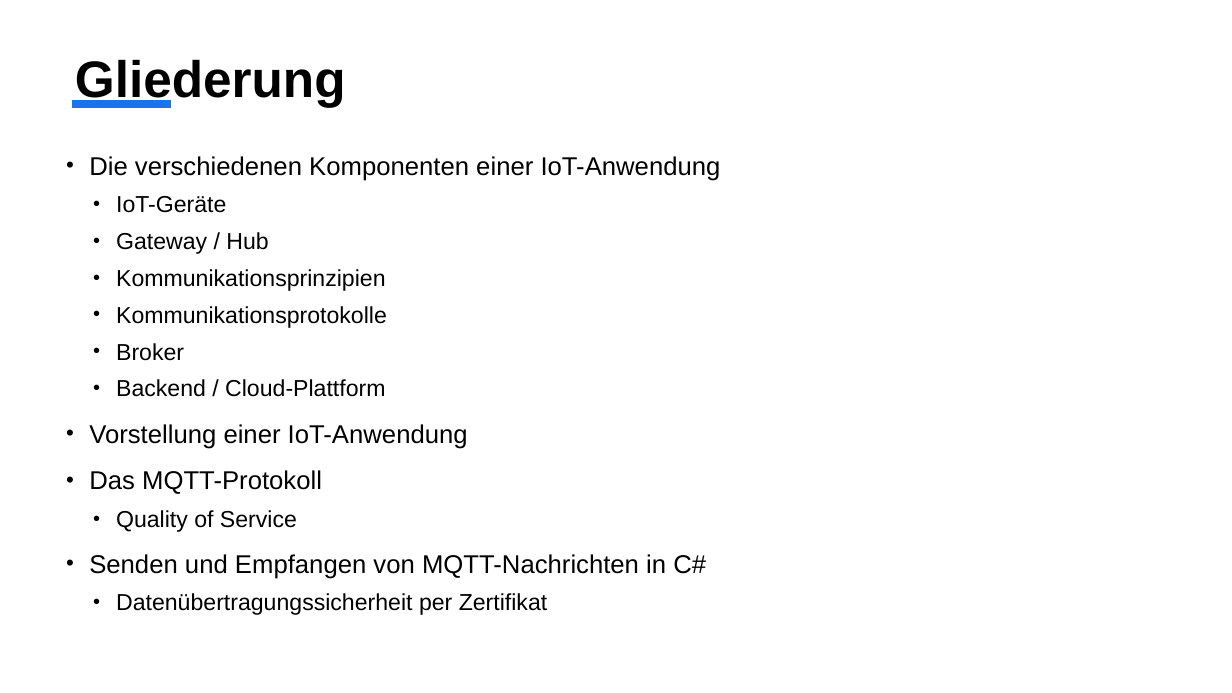
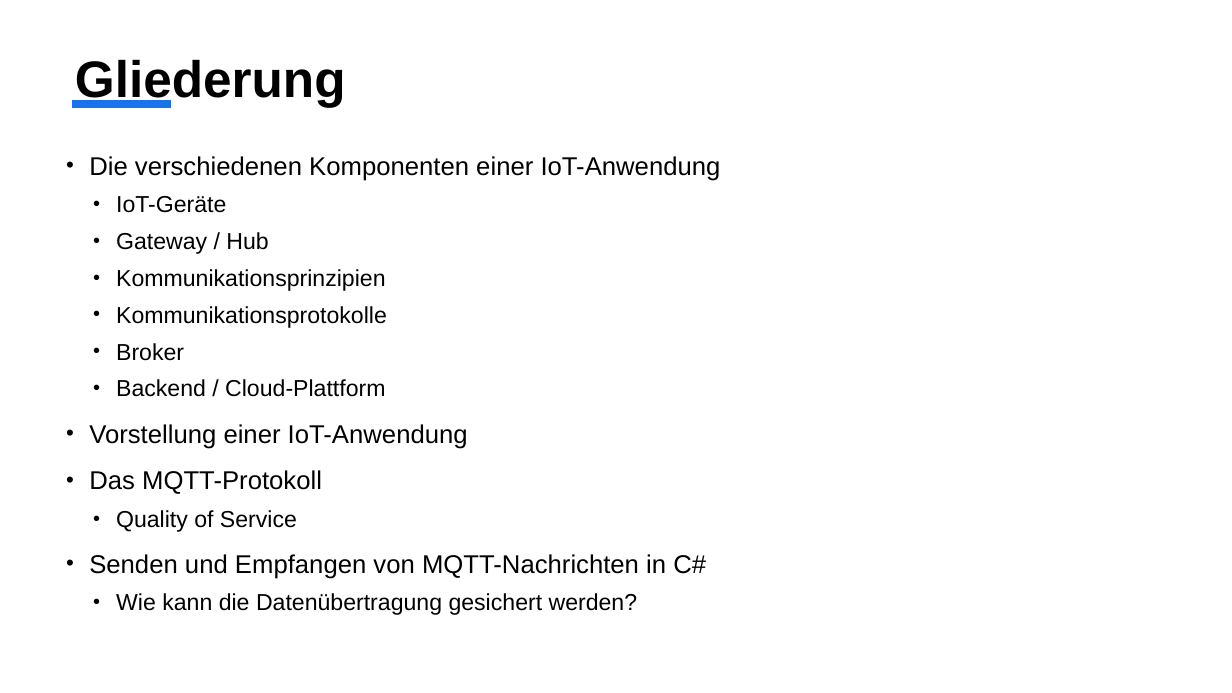
Before and after one commit to k-krauss/MQTT, a slide deck: slide 2 of Präsentation über IoT und MQTT.pptx. Drawn at 1232x693 pixels with LibreOffice and Linux fonts; fonts in the diff are those of the drawing. Boxes give left, top, right and bottom in pixels: in the first picture for what was removed or moved away, otherwise in the second. Text is boxed around its words. In the diff, an @@ line names an element or a change of style, - is before the commit and + after.

```diff
--- a/Präsentation über IoT und MQTT.pptx
+++ b/Präsentation über IoT und MQTT.pptx
@@ text at <box>116,593,638,615</box>: text changed @@
-  • Datenübertragungssicherheit per Zertifikat
+  • Wie kann die Datenübertragung gesichert werden?
```
Also in this commit, not shown: 5 other slides changed, 1 slide added, 1 slide removed, 5 other files.
